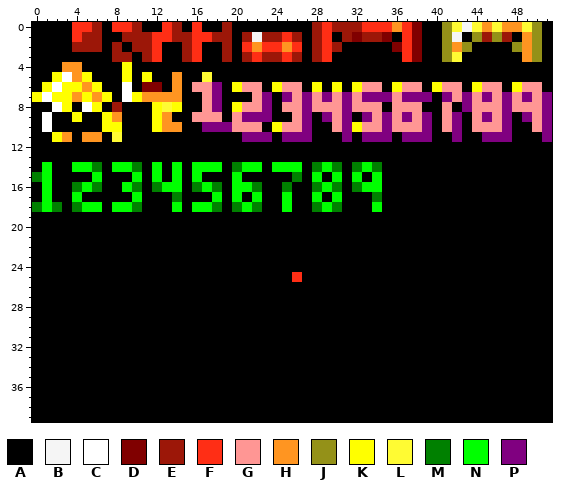
Two versions of one pixel-art sprite, assets/tiles.png. Above: the version before the commit.
The file is 52x40 pixels.
Palette (. is transparent): A #000000  B #f5f5f5  C #ffffff  D #800000  E #9c1708  F #ff2e15  G #ff9694  H #ff9521  J #949118  K #ffff00  L #fffb33  M #008000  N #00ff00  P #800080
Pixels before, first column x 0:
 0 AAAAFFEAFFEAAFEAFAAEAAAAAAAAEFEEEFFFHFDAAJLBLHLHHLJA
 1 AAAAFEEAAEEEFFEEFFEEAEBEEFEAEFAEDEEDAFDAAJBAJEJEAHJA
 2 AAAAEEEAEAEEFAAEFAAEAFHFFHFAEFEAAAAADFDAAJHJAAAAJHJA
 3 AAAAAAAAEEAEFAAEFAAEAEFEEFEAEFAAAAAAAFDAAJLAAAAAAHJA
 4 AAAHHAAAAKAAAAAAAAAAAAAAAAAAAAAAAAAAAAAAAAAAAAAAAAAA
 5 AAKCHKAAAKAKAAHAALAAAAAAAAAAAAAAAAAAAAAAAAAAAAAAAAAA
 6 AKCKKHKAACADDAHAGGPAKGGAKGGAKAKAKGGAKGGAKGGAKGGAKGGA
 7 KCKKHKHKACKHHHHAAGPAAAGPAPGPGPGPGPPPGPPPAPGPGPGPGPGP
 8 AACKACKAEAAAKLKAAGPAKGGPAGGPGGGPGGGAGGGAAGAPGGGPGGGP
 9 ACAAKAAKHAAAKHAAGGGAGPPPAAGPAPGPAPGPGPGPAGPAGPGPAPGP
10 ACAAAAAKKAAAKHHAAPPPGGGAKGGPAAGPKGGPGGGPAGPAGGGPAAGP
11 AAKHAHHALAAAAAAAAAAAAPPPAPPPAAAPAPPPAPPPAAPAAPPPAAAP
12 AAAAAAAAAAAAAAAAAAAAAAAAAAAAAAAAAAAAAAAAAAAAAAAAAAAA
13 AAAAAAAAAAAAAAAAAAAAAAAAAAAAAAAAAAAAAAAAAAAAAAAAAAAA
14 ANAANNMANNMANANANNNAMNNANNNAMNMAMNMAAAAAAAAAAAAAAAAA
15 MNAAAANAAANANANANAAANAAAAAMANANANANAAAAAAAAAAAAAAAAA
16 ANAAMNMAANMAMNNAMNMANNMAAMAAMNMAMNNAAAAAAAAAAAAAAAAA
17 ANAANAAAAANAAAMAAANANANAANAANANAAAMAAAAAAAAAAAAAAAAA
18 MNMAMNNANNMAAANANNMAMNMAANAAMNMAAANAAAAAAAAAAAAAAAAA
19 AAAAAAAAAAAAAAAAAAAAAAAAAAAAAAAAAAAAAAAAAAAAAAAAAAAA
20 AAAAAAAAAAAAAAAAAAAAAAAAAAAAAAAAAAAAAAAAAAAAAAAAAAAA
21 AAAAAAAAAAAAAAAAAAAAAAAAAAAAAAAAAAAAAAAAAAAAAAAAAAAA
22 AAAAAAAAAAAAAAAAAAAAAAAAAAAAAAAAAAAAAAAAAAAAAAAAAAAA
23 AAAAAAAAAAAAAAAAAAAAAAAAAAAAAAAAAAAAAAAAAAAAAAAAAAAA
24 AAAAAAAAAAAAAAAAAAAAAAAAAAAAAAAAAAAAAAAAAAAAAAAAAAAA
25 AAAAAAAAAAAAAAAAAAAAAAAAAAFAAAAAAAAAAAAAAAAAAAAAAAAA
26 AAAAAAAAAAAAAAAAAAAAAAAAAAAAAAAAAAAAAAAAAAAAAAAAAAAA
27 AAAAAAAAAAAAAAAAAAAAAAAAAAAAAAAAAAAAAAAAAAAAAAAAAAAA
28 AAAAAAAAAAAAAAAAAAAAAAAAAAAAAAAAAAAAAAAAAAAAAAAAAAAA
29 AAAAAAAAAAAAAAAAAAAAAAAAAAAAAAAAAAAAAAAAAAAAAAAAAAAA
30 AAAAAAAAAAAAAAAAAAAAAAAAAAAAAAAAAAAAAAAAAAAAAAAAAAAA
31 AAAAAAAAAAAAAAAAAAAAAAAAAAAAAAAAAAAAAAAAAAAAAAAAAAAA
32 AAAAAAAAAAAAAAAAAAAAAAAAAAAAAAAAAAAAAAAAAAAAAAAAAAAA
33 AAAAAAAAAAAAAAAAAAAAAAAAAAAAAAAAAAAAAAAAAAAAAAAAAAAA
34 AAAAAAAAAAAAAAAAAAAAAAAAAAAAAAAAAAAAAAAAAAAAAAAAAAAA
35 AAAAAAAAAAAAAAAAAAAAAAAAAAAAAAAAAAAAAAAAAAAAAAAAAAAA
36 AAAAAAAAAAAAAAAAAAAAAAAAAAAAAAAAAAAAAAAAAAAAAAAAAAAA
37 AAAAAAAAAAAAAAAAAAAAAAAAAAAAAAAAAAAAAAAAAAAAAAAAAAAA
38 AAAAAAAAAAAAAAAAAAAAAAAAAAAAAAAAAAAAAAAAAAAAAAAAAAAA
39 AAAAAAAAAAAAAAAAAAAAAAAAAAAAAAAAAAAAAAAAAAAAAAAAAAAA
Once edited:
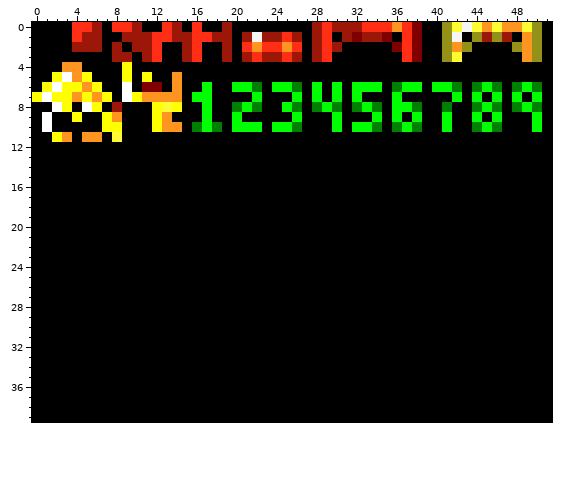
From old to new:
y 5: x 17 L -> A
y 6: x 16..18 GGP -> ANA; x 20..22 KGG -> NNM; x 24..26 KGG -> NNM; x 28 K -> N; x 30 K -> N; x 32..34 KGG -> NNN; x 36..38 KGG -> MNN; x 40..42 KGG -> NNM; x 44..46 KGG -> MNM; x 48..50 KGG -> MNM
y 7: x 16..18 AGP -> NNA; x 22..23 GP -> NA; x 25..39 PGPGPGPGPPPGPPP -> ANANANANAAANAAA; x 41..51 PGPGPGPGPGP -> ANANANANANA
y 8: x 17..18 GP -> NA; x 20..23 KGGP -> MNMA; x 25..34 GGPGGGPGGG -> NMAMNMAMNM; x 36..38 GGG -> NNM; x 41 G -> M; x 43..51 PGGGPGGGP -> AMNMAMNMA
y 9: x 16..18 GGG -> ANA; x 20..23 GPPP -> NAAA; x 26..27 GP -> NA; x 29..31 PGP -> ANA; x 33..39 PGPGPGP -> ANANANA; x 41..42 GP -> NA; x 44..47 GPGP -> NANA; x 49..51 PGP -> ANA
y 10: x 16..22 APPPGGG -> MNMANNN; x 24..27 KGGP -> NNMA; x 30..39 GPKGGPGGGP -> NANNMAMNMA; x 41..42 GP -> NA; x 44..47 GGGP -> MNMA; x 50..51 GP -> NA
y 11: x 21..23 PPP -> AAA; x 25..27 PPP -> AAA; x 31 P -> A; x 33..35 PPP -> AAA; x 37..39 PPP -> AAA; x 42 P -> A; x 45..47 PPP -> AAA; x 51 P -> A
y 14: x 1 N -> A; x 4..6 NNM -> AAA; x 8..10 NNM -> AAA; x 12 N -> A; x 14 N -> A; x 16..18 NNN -> AAA; x 20..22 MNN -> AAA; x 24..26 NNN -> AAA; x 28..30 MNM -> AAA; x 32..34 MNM -> AAA
y 15: x 0..1 MN -> AA; x 6 N -> A; x 10 N -> A; x 12 N -> A; x 14 N -> A; x 16 N -> A; x 20 N -> A; x 26 M -> A; x 28 N -> A; x 30 N -> A; x 32 N -> A; x 34 N -> A
y 16: x 1 N -> A; x 4..6 MNM -> AAA; x 9..10 NM -> AA; x 12..14 MNN -> AAA; x 16..18 MNM -> AAA; x 20..22 NNM -> AAA; x 25 M -> A; x 28..30 MNM -> AAA; x 32..34 MNN -> AAA
y 17: x 1 N -> A; x 4 N -> A; x 10 N -> A; x 14 M -> A; x 18 N -> A; x 20 N -> A; x 22 N -> A; x 25 N -> A; x 28 N -> A; x 30 N -> A; x 34 M -> A
y 18: x 0..2 MNM -> AAA; x 4..6 MNN -> AAA; x 8..10 NNM -> AAA; x 14 N -> A; x 16..18 NNM -> AAA; x 20..22 MNM -> AAA; x 25 N -> A; x 28..30 MNM -> AAA; x 34 N -> A
y 25: x 26 F -> A
Changed places in both pictures, as pixel boxes (x1, y1, x2, y2):
changed: (32, 72, 552, 212)
changed: (292, 272, 302, 282)
